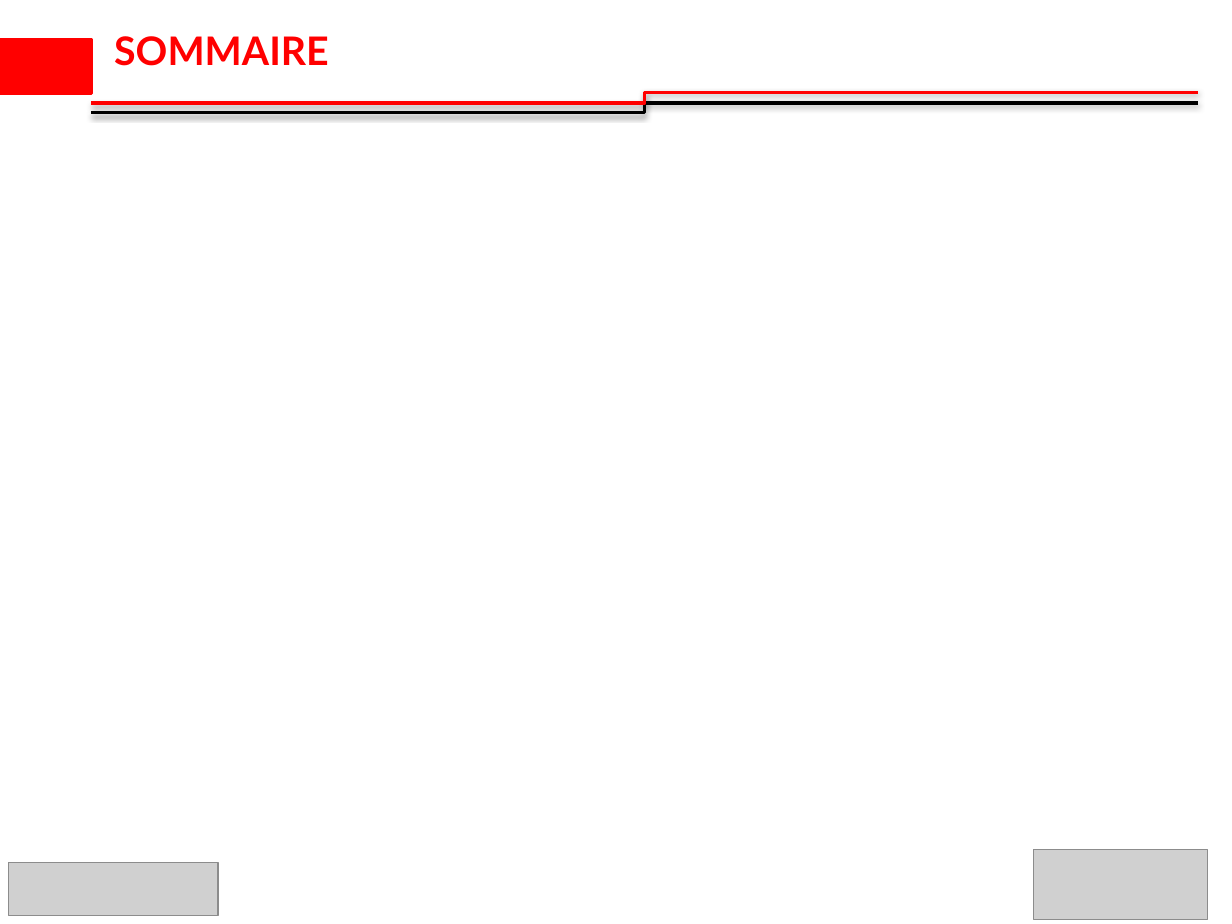
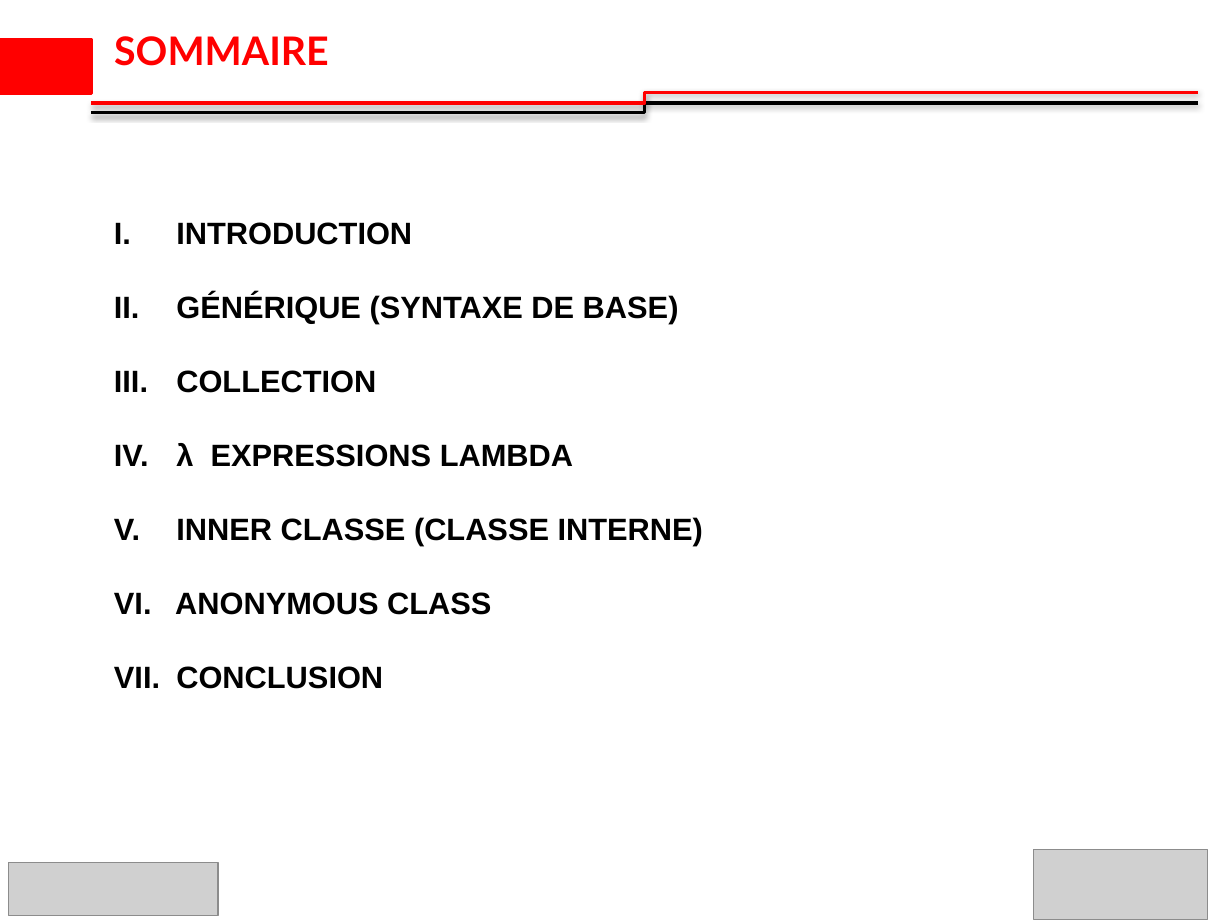
Before and after one commit to ibrahimsava/Osis-training-in-java, a slide deck: slide 2 of osis_presentation_Ibrahim_SAVADOGO_S3.pptx. Drawn at 1232x924 pixels with LibreOffice and Linux fonts; fonts in the diff are those of the drawing; grey boxes stand for pictures; background and template pictures are left out. Boxes give left, top, right and bottom in pixels: in the first picture for what was removed or moved away, otherwise in the second. Text is boxed around its words. In the diff, an @@ line names an element or a change of style, - is before the commit and + after.

```diff
--- a/osis_presentation_Ibrahim_SAVADOGO_S3.pptx
+++ b/osis_presentation_Ibrahim_SAVADOGO_S3.pptx
@@ text added at bbox=[175, 222, 703, 689], 18 pt, text #000000, bold @@
+I. INTRODUCTION
+II. GÉNÉRIQUE (SYNTAXE DE BASE)
+III. COLLECTION
+IV. λ EXPRESSIONS LAMBDA
+V. INNER CLASSE (CLASSE INTERNE)
+VI. ANONYMOUS CLASS
+VII. CONCLUSION
```
Also in this commit, not shown: 4 other slides changed, 5 other files.
